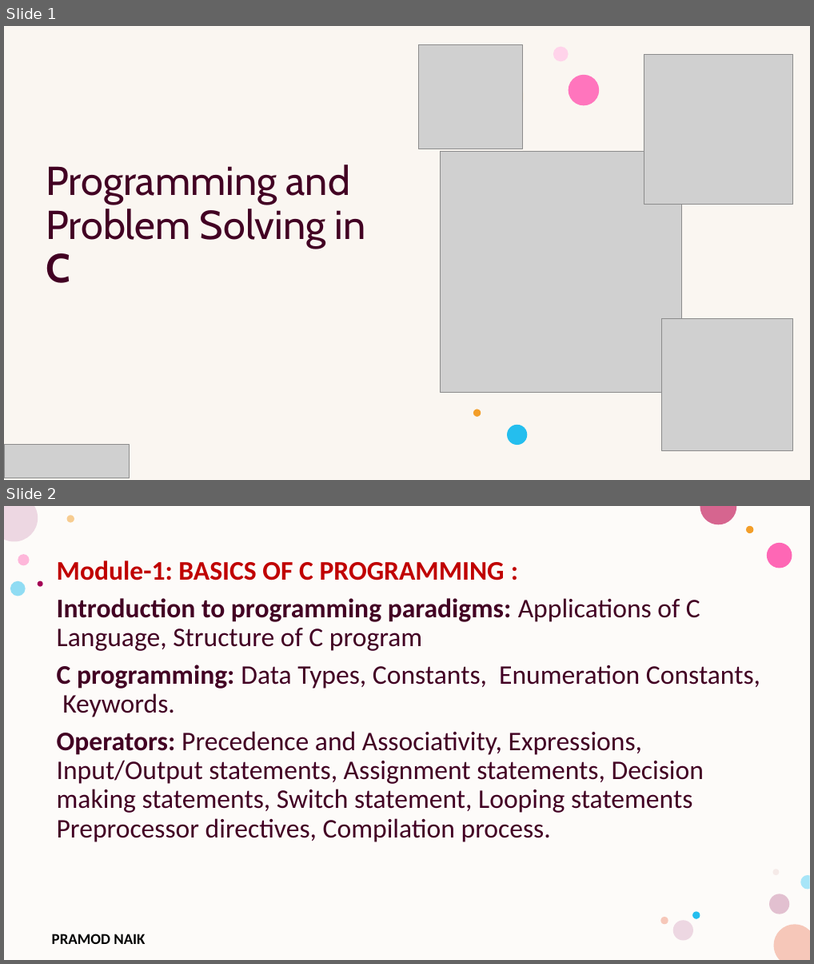
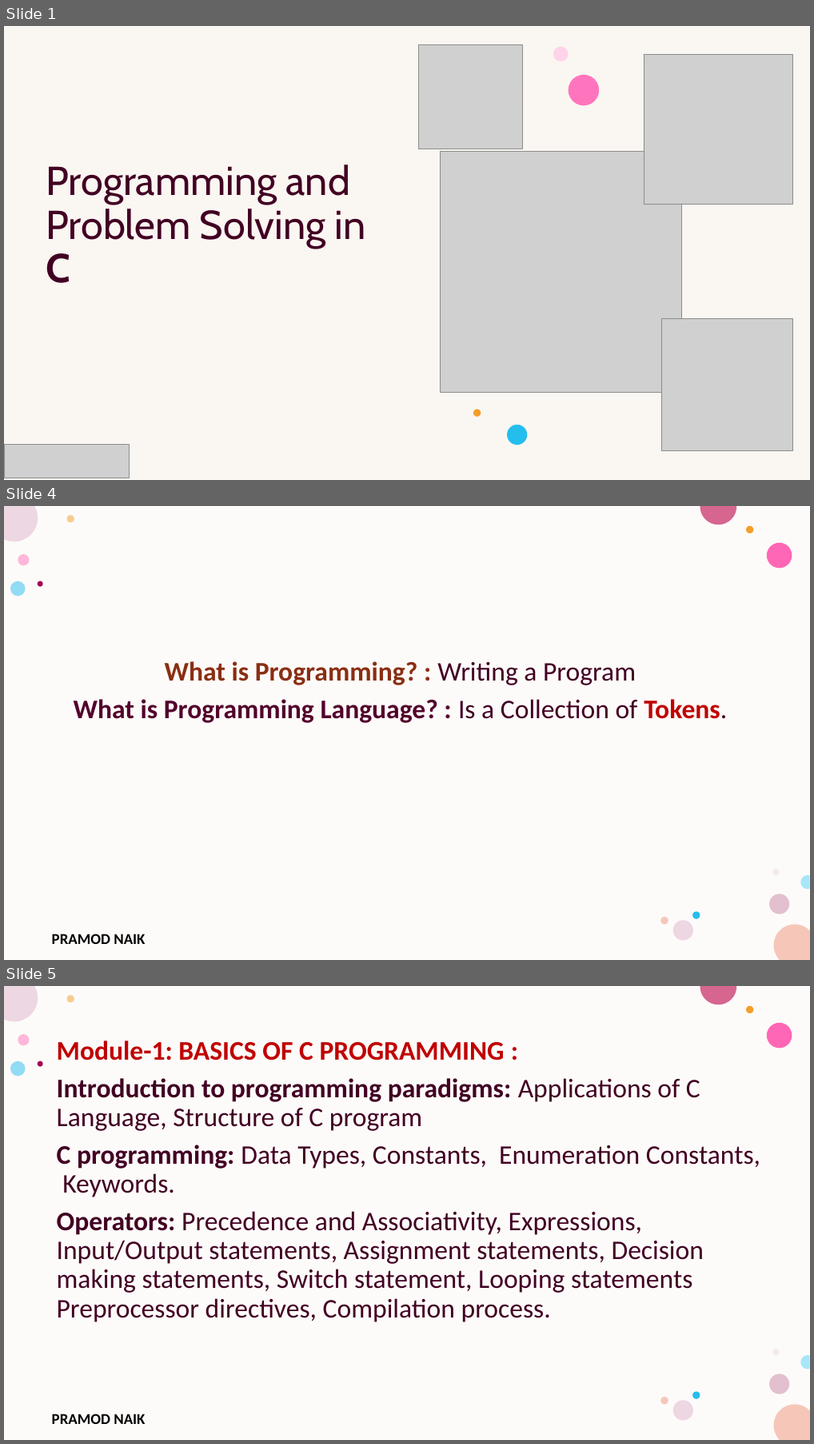
Before and after one commit to PRAMOD-VISHNU-NAIK/MCA-1st-Sem-Shridevi-College, a slide deck: Theory Class-Notes/C Programming Syllabus.pptx. Shown one above the other, each under a label of ours: slides 1 and 2 before the commit, slides 1, 4 and 5 after it; the slides between them are not shown. The pictures are 814x964 and 814x1444 pixels, drawn with LibreOffice and Linux fonts; fonts in the diff are those of the drawing; grey boxes stand for pictures; background and template pictures are left out. Boxes give left, top, right and bottom in pixels: in the first picture for what was removed or moved away, otherwise in the second. Text is boxed around its words. In the diff, an @@ line names an element or a change of style, - is before the commit and + after.

```diff
--- a/Theory Class-Notes/C Programming Syllabus.pptx
+++ b/Theory Class-Notes/C Programming Syllabus.pptx
@@ slide 4 added at (4,506,810,960), background #FFFFFF; not listed: 17 template elements that a slide beside it also shows @@
@@ text added at (74,661,727,723), 32 pt, text #420023, bold @@
+What is Programming? : Writing a Program
+What is Programming Language? : Is a Collection of Tokens.
@@ what was slide 2 is now slide 5 @@
```
Also in this commit, not shown: 2 other slides added, 7 other files.
